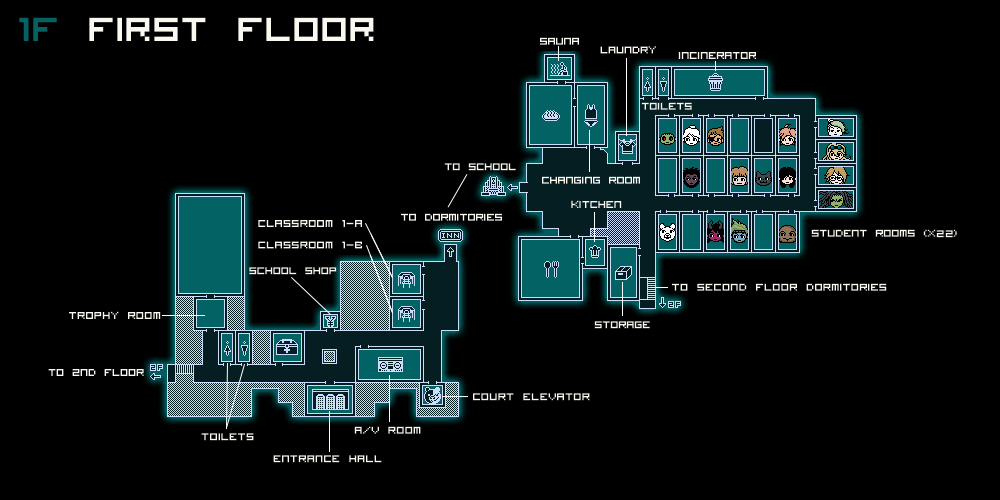
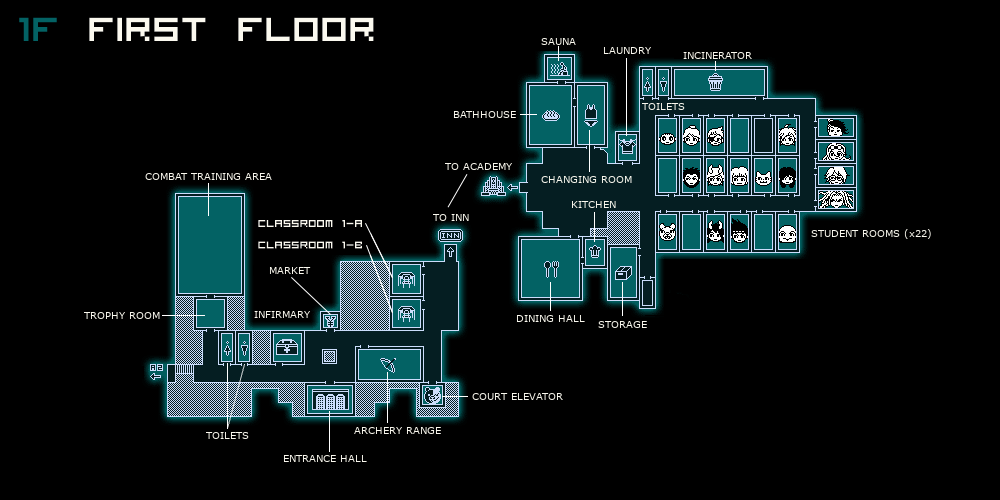
Layers edited between the first and the second w=1000, h=500 image:
added group "Floor 1" with 28 layers in group "Map" over <box>48,37,957,463</box>
added group "Labels" with 21 layers in group "Floor 1" over <box>84,38,931,462</box>
added layer "TOILETS #1" in group "Labels" over <box>206,432,249,439</box>
added layer "TOILETS" in group "Labels" over <box>642,103,685,110</box>
added layer "TO ACADEMY" in group "Labels" over <box>445,163,513,170</box>
added layer "STUDENT ROOMS (x22)" in group "Labels" over <box>811,229,931,239</box>
added layer "COMBAT TRAINING AREA" in group "Labels" over <box>145,173,272,180</box>
added layer "TROPHY ROOM" in group "Labels" over <box>84,312,160,319</box>
added layer "ARCHERY RANGE" in group "Labels" over <box>354,427,441,434</box>
added layer "INFIRMARY" in group "Labels" over <box>254,311,311,318</box>
added layer "COURT ELEVATOR" in group "Labels" over <box>472,393,563,400</box>
added layer "BATHHOUSE" in group "Labels" over <box>453,111,516,118</box>
added layer "DINING HALL" in group "Labels" over <box>516,315,585,322</box>
added layer "INCINERATOR" in group "Labels" over <box>683,52,752,59</box>
added layer "LAUNDRY" in group "Labels" over <box>603,47,652,54</box>
added layer "ENTRANCE HALL" in group "Labels" over <box>283,455,367,462</box>
added layer "STORAGE" in group "Labels" over <box>598,321,647,328</box>
added layer "CHANGING ROOM" in group "Labels" over <box>541,176,632,183</box>
added layer "KITCHEN" in group "Labels" over <box>572,201,616,208</box>
added layer "Lines" in group "Labels" over <box>162,46,716,441</box>
moved "Dorm Frames" into group "Floor 1" over <box>659,121,857,242</box>
hid "Heads (Colorized)", moved it into group "Floor 1" over <box>659,121,853,242</box>
showed "Heads", moved it into group "Floor 1", painted on it over <box>659,121,853,242</box>
moved "floor1.png" into group "Floor 1", painted on it over <box>48,37,957,463</box>
…and 4 more changes (4 added)
